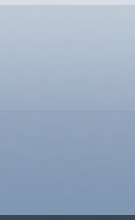
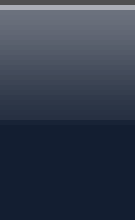
Comparing the layer stacks of the two (135, 220) images. Changes:
hid "Background copy" over box(0, 0, 135, 220)
added layer "Shape 1 copy 5" above "Shape 1 copy" over box(0, 5, 135, 220)
